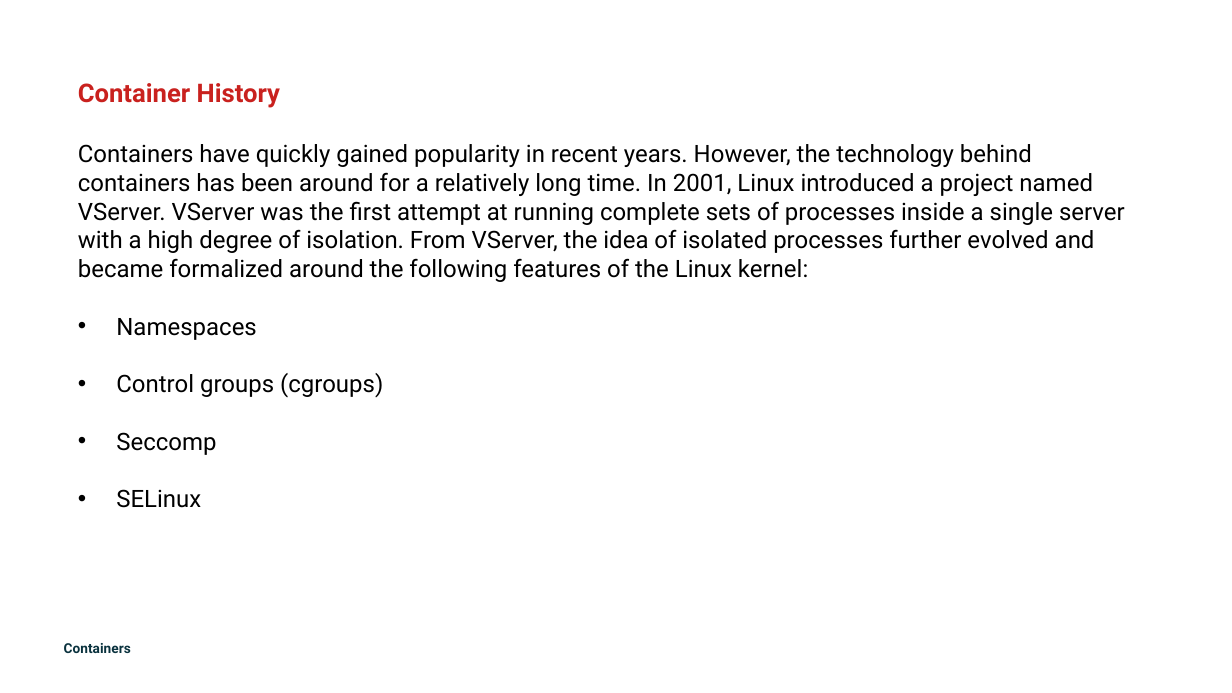
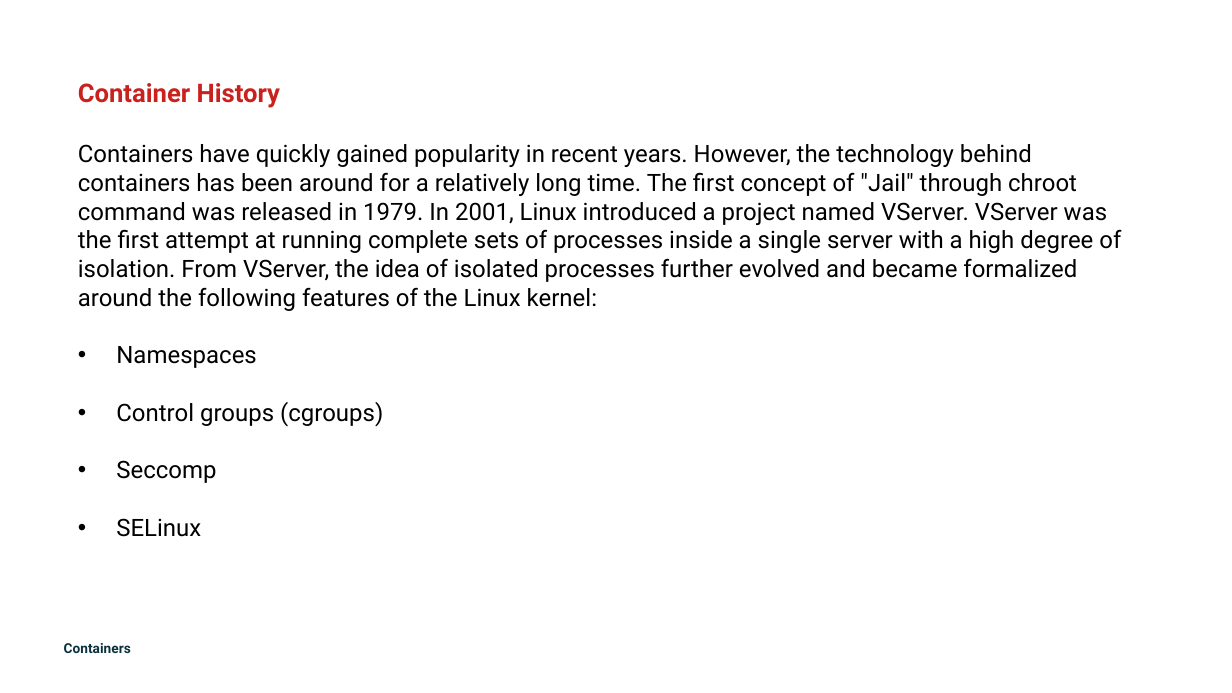
Before and after one commit to true-north-engineering/pbz-educ, a slide deck: slide 13 of S1_Containers.pptx (slide 14 before the commit). Drawn at 1232x693 pixels with LibreOffice and Linux fonts; fonts in the diff are those of the drawing. Boxes give left, top, right and bottom in pixels: in the first picture for what was removed or moved away, otherwise in the second. Text is boxed around its words. In the diff, an @@ line names an element or a change of style, - is before the commit and + after.

```diff
--- a/S1_Containers.pptx
+++ b/S1_Containers.pptx
@@ text at [78,144,1121,311]: text changed @@
-Containers have quickly gained popularity in recent years. However, the technology behind containers has been around for a relatively long time. In 2001, Linux introduced a project named VServer. VServer was the first attempt at running complete sets of processes inside a single server with a high degree of isolation. From VServer, the idea of isolated processes further evolved and became formalized around the following features of the Linux kernel:
+Containers have quickly gained popularity in recent years. However, the technology behind containers has been around for a relatively long time. The first concept of "Jail" through chroot command was released in 1979. In 2001, Linux introduced a project named VServer. VServer was the first attempt at running complete sets of processes inside a single server with a high degree of isolation. From VServer, the idea of isolated processes further evolved and became formalized around the following features of the Linux kernel:
```
Also in this commit, not shown: 2 slides added, 2 slides removed, 8 other files.
